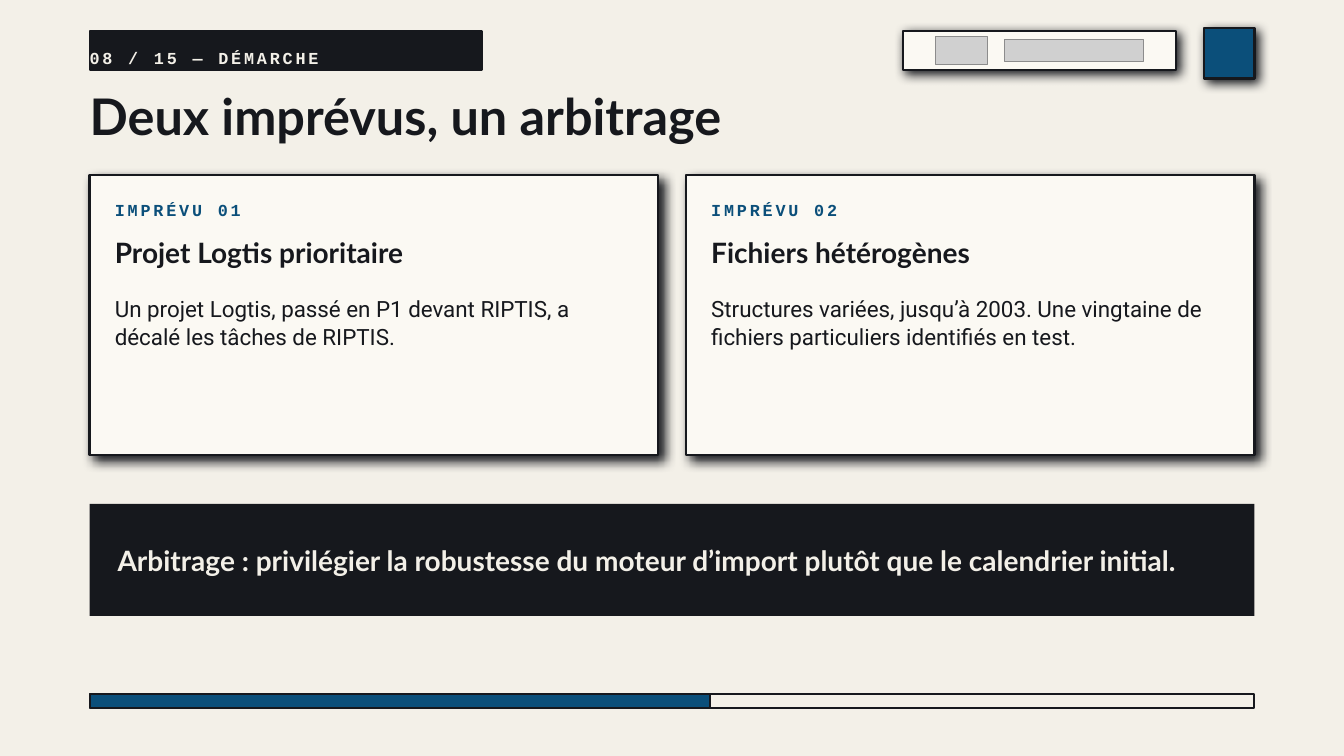
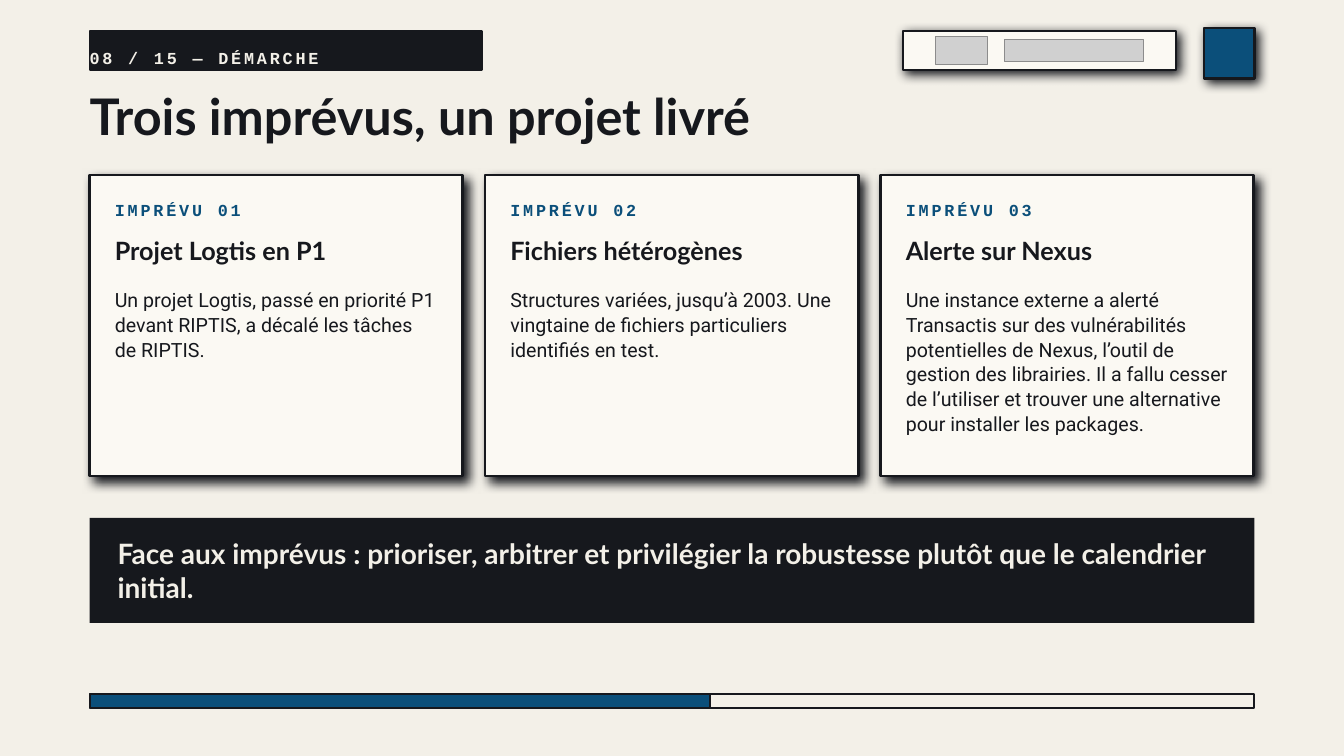
Before and after one commit to falachabt/Icam, a slide deck: slide 8 of Presentation_RIPTIS.pptx. Drawn at 1344x756 pixels with LibreOffice and Linux fonts; fonts in the diff are those of the drawing; grey boxes stand for pictures. Boxes give left, top, right and bottom in pixels: in the first picture for what was removed or moved away, otherwise in the second. Text is boxed around its words. In the diff, an @@ line names an element or a change of style, - is before the commit and + after.

```diff
--- a/Presentation_RIPTIS.pptx
+++ b/Presentation_RIPTIS.pptx
@@ text at bbox=[90, 97, 750, 144]: text changed @@
-Deux imprévus, un arbitrage
+Trois imprévus, un projet livré
@@ rectangle: place and size @@
-rectangle at bbox=[90, 175, 658, 456]
+rectangle at bbox=[90, 175, 463, 477]
@@ rectangle: place and size @@
-rectangle at bbox=[687, 175, 1255, 456]
+rectangle at bbox=[485, 175, 858, 477]
@@ rectangle added at bbox=[881, 175, 1254, 477], fill #FBF9F3, outline #16181D 2 pt @@
@@ text "IMPRÉVU 02": place and size @@
-text "IMPRÉVU 02" at bbox=[711, 204, 837, 216]
+text "IMPRÉVU 02" at bbox=[510, 204, 636, 216]
@@ text added at bbox=[906, 204, 1032, 216], 12 pt, text #0B4F7A, bold @@
+IMPRÉVU 03
@@ text "Fichiers hétérogènes": place and size @@
-text "Fichiers hétérogènes" at bbox=[711, 242, 970, 268]
+text "Fichiers hétérogènes" at bbox=[510, 241, 743, 265]
@@ text "Fichiers hétérogènes" at bbox=[510, 241, 743, 265]: size 20 to 18 pt @@
@@ text at bbox=[115, 241, 326, 265]: text changed; size 20 to 18 pt @@
-Projet Logtis prioritaire
+Projet Logtis en P1
@@ text added at bbox=[906, 241, 1092, 261], 18 pt, text #16181D, bold @@
+Alerte sur Nexus
@@ text at bbox=[115, 292, 434, 358]: text changed; size 16 to 14 pt @@
-Un projet Logtis, passé en P1 devant RIPTIS, a décalé les tâches de RIPTIS.
+Un projet Logtis, passé en priorité P1 devant RIPTIS, a décalé les tâches de RIPTIS.
@@ text "Structures variées, jusqu’à 2003. Une ...": place and size @@
-text "Structures variées, jusqu’à 2003. Une ..." at bbox=[711, 300, 1201, 350]
+text "Structures variées, jusqu’à 2003. Une ..." at bbox=[510, 292, 831, 358]
@@ text "Structures variées, jusqu’à 2003. Une ..." at bbox=[510, 292, 831, 358]: size 16 to 14 pt @@
@@ text added at bbox=[906, 292, 1227, 435], 14 pt, text #16181D @@
+Une instance externe a alerté Transactis sur des vulnérabilités potentielles de Nexus, l’outil de gestion des librairies. Il a fallu cesser de l’utiliser et trouver une alternative pour installer les packages.
@@ rectangle: place and size @@
-rectangle at bbox=[90, 504, 1255, 616]
+rectangle at bbox=[90, 518, 1255, 623]
@@ text at bbox=[118, 543, 1206, 599]: text changed @@
-Arbitrage : privilégier la robustesse du moteur d’import plutôt que le calendrier initial.
+Face aux imprévus : prioriser, arbitrer et privilégier la robustesse plutôt que le calendrier initial.
```
Also in this commit, not shown: 6 other slides changed, 3 other files.
